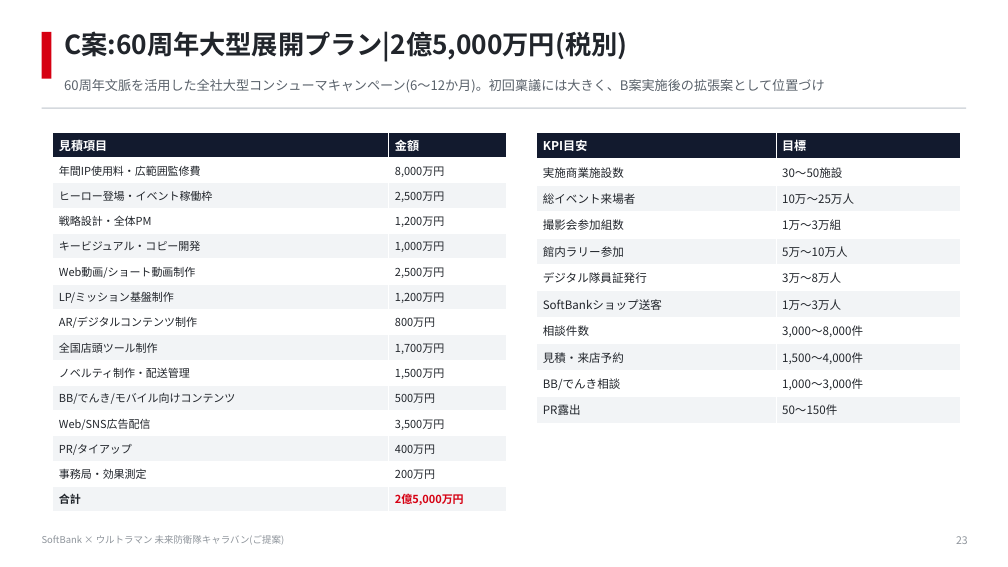
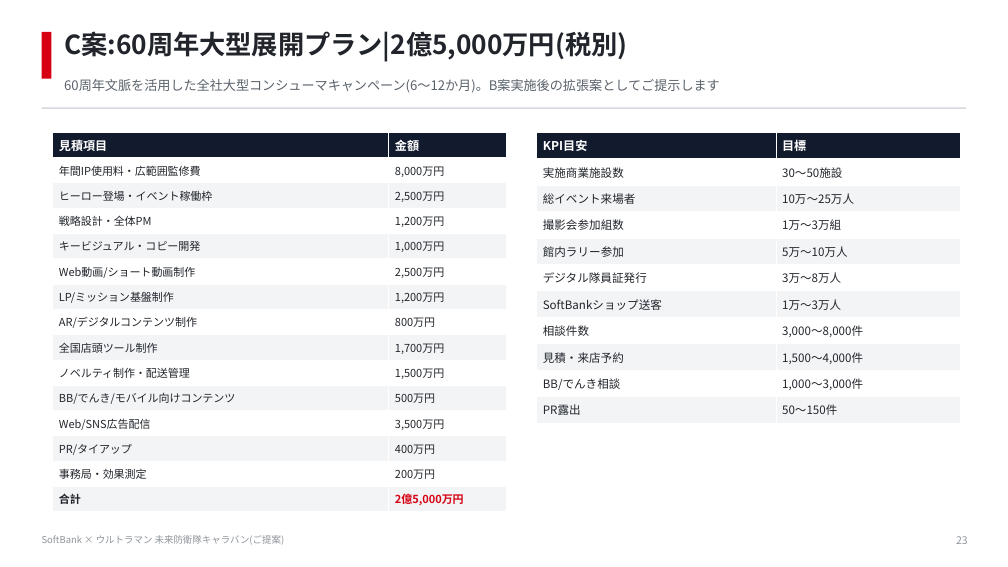
Before and after one commit to hayatoshintani-spe/kessho-lens, a slide deck: slide 23 of docs/proposals/softbank-ultraman-caravan/SoftBank_Ultraman_未来防衛隊キャラバン_提案資料.pptx. Drawn at 1008x567 pixels with LibreOffice and Linux fonts; fonts in the diff are those of the drawing. Boxes give left, top, right and bottom in pixels: in the first picture for what was removed or moved away, otherwise in the second. Text is boxed around its words. In the diff, an @@ line names an element or a change of style, - is before the commit and + after.

```diff
--- a/docs/proposals/softbank-ultraman-caravan/SoftBank_Ultraman_未来防衛隊キャラバン_提案資料.pptx
+++ b/docs/proposals/softbank-ultraman-caravan/SoftBank_Ultraman_未来防衛隊キャラバン_提案資料.pptx
@@ text at (64,79,720,93): text changed @@
-60周年文脈を活用した全社大型コンシューマキャンペーン(6〜12か月)。初回稟議には大きく、B案実施後の拡張案として位置づけ
+60周年文脈を活用した全社大型コンシューマキャンペーン(6〜12か月)。B案実施後の拡張案としてご提示します
```
Also in this commit, not shown: 12 other slides changed, 1 other file.
